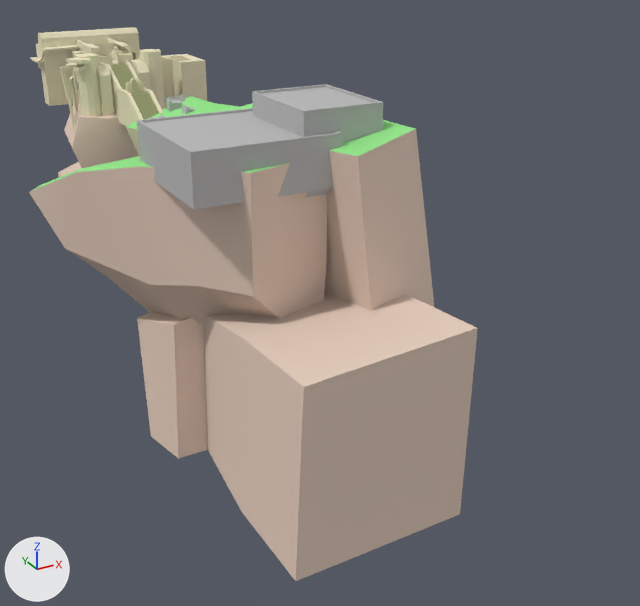
The Blender file RPG/RPG/data/assets/terrain/tos.blend: old version first, new version second.
Rendered twice from a camera (50 mm lens) standing at (-292.0, -1029.0, 155.0) and looking at (140.0, -243.0, -238.0). The lights are fixed; the arrows at lower left show +X, +Y and +Z.

Before the edit, the objects in view are built like this:
```python
me_cube_005 = bpy.data.meshes.new('Cube.005')
me_cube_005.from_pydata(...)  # 103 vertices, 137 faces; spans x -139.0..148.0, y -42.0..411.0, z -346.0..-5.0
me_cube_005.polygons.foreach_set('use_smooth', [True] * 137)
# faces by material slot: [103, 34]
me_cube_005.materials.append(mat_rock_gard)  # its picture is missing
me_cube_005.materials.append(mat_grass)  # its picture is missing
me_cube_007 = bpy.data.meshes.new('Cube.007')
me_cube_007.from_pydata(...)  # 242 vertices, 224 faces; spans x -66.0..106.0, y 93.0..413.0, z -73.0..13.0
me_cube_007.polygons.foreach_set('use_smooth', [True] * 224)
me_cube_007.materials.append(mat_gray)  # its picture is missing
me_level = bpy.data.meshes.new('Level')
me_level.from_pydata(...)  # 1078 vertices, 1317 faces; spans x -68.0..100.0, y -146.0..104.0, z -146.0..26.0
# faces by material slot: [1297, 8, 12]
me_level.materials.append(mat_tos)  # its picture is missing
me_level.materials.append(mat_tos_bridge_floor)  # its picture is missing
me_level.materials.append(mat_tos_plank)  # its picture is missing
ob_cube_004 = bpy.data.objects.new('Cube.004', me_cube_005)
ob_cube_004.location = (0.0, -512.0, 0.0)
_m = ob_cube_004.modifiers.new('EdgeSplit', 'EDGE_SPLIT')
_m = ob_cube_004.modifiers.new('Triangulate', 'TRIANGULATE')
ob_cube_006 = bpy.data.objects.new('Cube.006', me_cube_007)
ob_cube_006.location = (0.0, -512.0, 0.0)
_m = ob_cube_006.modifiers.new('Triangulate', 'TRIANGULATE')
_m = ob_cube_006.modifiers.new('EdgeSplit', 'EDGE_SPLIT')
ob_level = bpy.data.objects.new('Level', me_level)
ob_level.location = (0.0, 0.0, 0.0)
_m = ob_level.modifiers.new('EdgeSplit', 'EDGE_SPLIT')
_m.split_angle = 0.419
_m = ob_level.modifiers.new('Triangulate', 'TRIANGULATE')
# also in view: 'Cube.005' at (81.0, 77.0, -153.0)
```
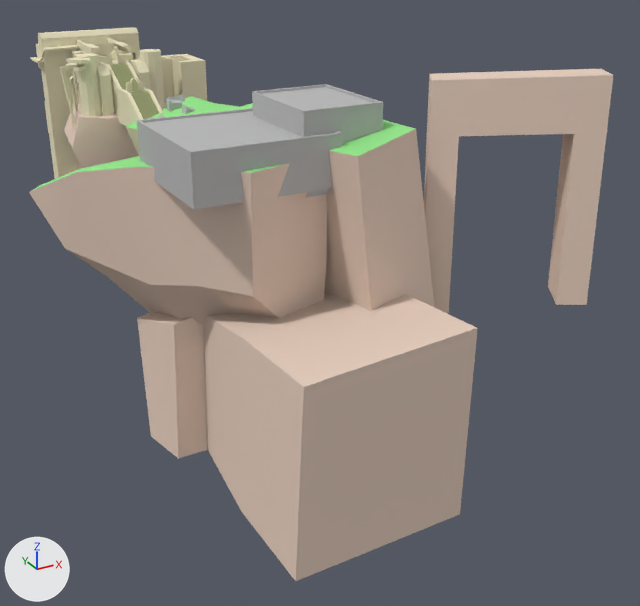
Location of each change, (x1, y1, x2, y2) in pixels of the pictures (640 x 606 px):
'Cube.004', reshaped (30% wider)
    before: (29, 96, 478, 581)
    after: (29, 69, 613, 581)
'Level', reshaped
    before: (30, 27, 207, 130)
    after: (30, 27, 207, 179)
part 1 of me_cube_005, added (beige)
    after: (424, 69, 613, 313)
part 2 of me_level, built on
    before: (41, 35, 140, 106)
    after: (41, 35, 140, 179)

Patch to the scene script:
```diff
--- a/RPG/RPG/data/assets/terrain/tos.blend.py
+++ b/RPG/RPG/data/assets/terrain/tos.blend.py
@@ me_cube_005 @@
 # used by ob_cube_004; location = (0.0, -512.0, 0.0)
-me_cube_005.from_pydata(...)  # 103 vertices, 137 faces; spans x -139.0..148.0, y -42.0..411.0, z -346.0..-5.0
+me_cube_005.from_pydata(...)  # 127 vertices, 159 faces; spans x -139.0..292.0, y -42.0..411.0, z -346.0..36.0
+# me_cube_005 part 1: a new loose piece of 24 vertices spanning x 143.0..292.0, y 1.0..131.0, z -180.0..36.0, in mat_rock_gard (its picture is missing)
 me_cube_005.materials.append(mat_rock_gard)
@@ me_level @@
 # used by ob_level; location = (0.0, 0.0, 0.0)
-me_level.from_pydata(...)  # 1078 vertices, 1317 faces; spans x -68.0..100.0, y -146.0..104.0, z -146.0..26.0
+me_level.from_pydata(...)  # 1089 vertices, 1335 faces; spans x -68.0..100.0, y -146.0..104.0, z -153.0..26.0
+# me_level part 2: 4 vertices removed from x -60.0..57.0, y 67.0..90.0, z -57.0; 12 vertices added at x -60.0..57.0, y 67.0..94.0, z -153.0..-56.0
 me_level.materials.append(mat_tos)
```
